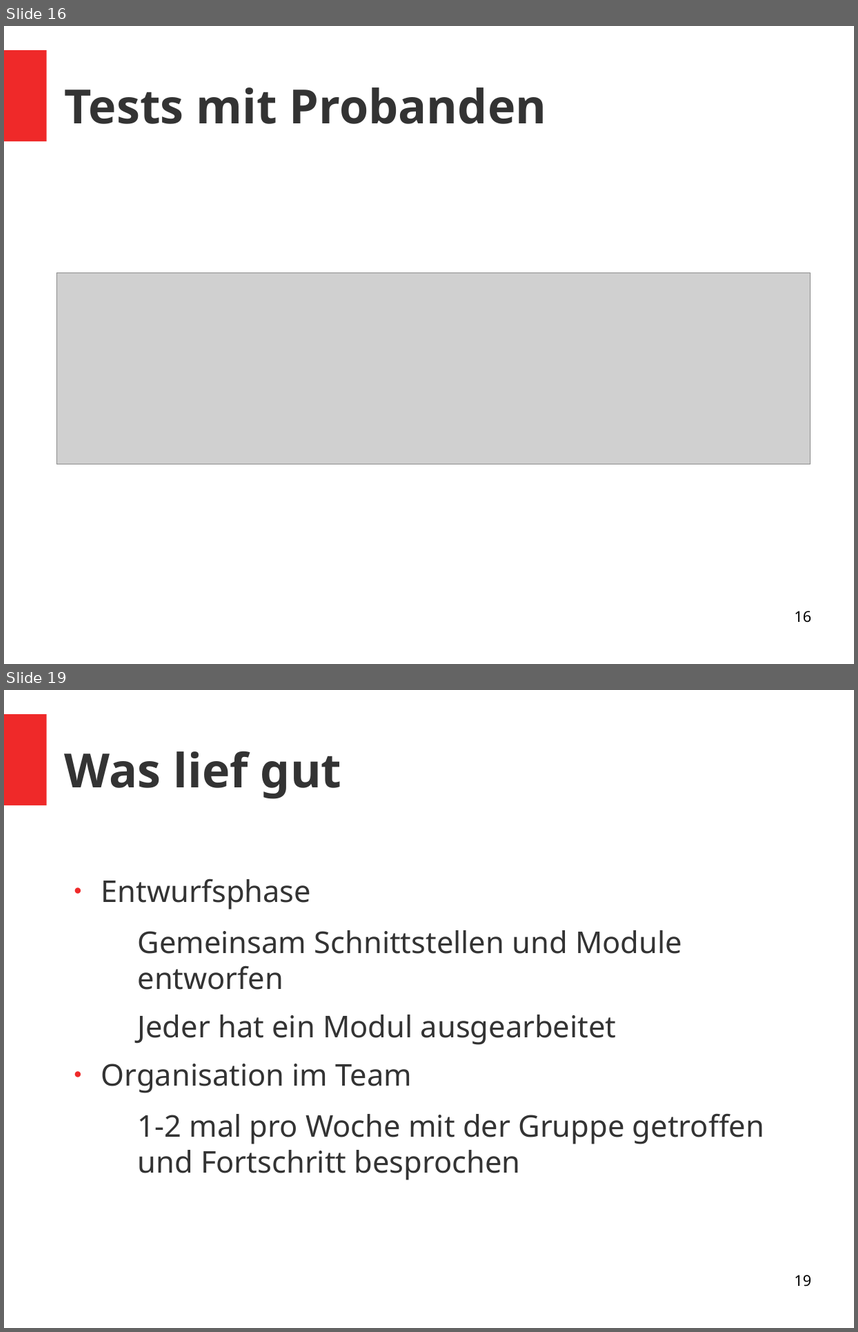
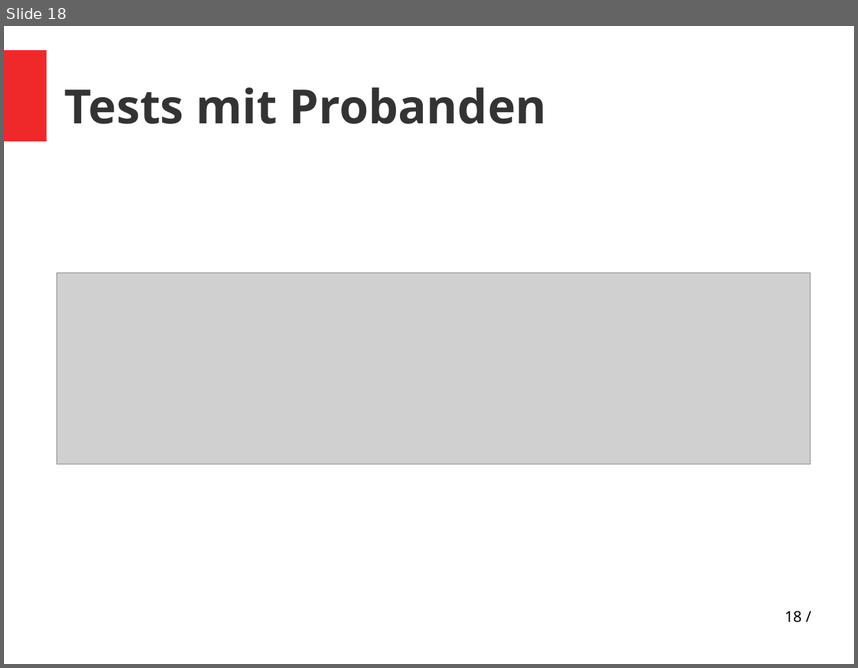
Before and after one commit to vlle1/dokumente-earablesKIT, a slide deck: Abschlusspräsi/Abschlusspräsi.odp. Shown one above the other, each under a label of ours: slides 16 and 19 before the commit, slide 18 after it; the slides between them are not shown. The pictures are 858x1332 and 858x668 pixels, drawn with LibreOffice and Linux fonts; fonts in the diff are those of the drawing; grey boxes stand for pictures. Boxes give left, top, right and bottom in pixels: in the first picture for what was removed or moved away, otherwise in the second. Text is boxed around its words. In the diff, an @@ line names an element or a change of style, - is before the commit and + after.

```diff
--- a/Abschlusspräsi/Abschlusspräsi.odp
+++ b/Abschlusspräsi/Abschlusspräsi.odp
@@ slide 19 removed at <box>4,690,854,1328</box>, background #FFFFFF; not listed: 1 template element that a slide beside it also shows @@
@@ title removed at <box>65,751,342,799</box> @@
-Was lief gut
@@ text removed at <box>101,878,764,1180</box> @@
-● Entwurfsphase
-  − Gemeinsam Schnittstellen und Module entworfen
-  − Jeder hat ein Modul ausgearbeitet
-● Organisation im Team
-  − 1-2 mal pro Woche mit der Gruppe getroffen und Fortschritt besprochen
@@ page number removed at <box>794,1274,811,1286</box> @@
-19
@@ what was slide 16 is now slide 18 @@
@@ page number at <box>785,610,802,622</box>: text changed @@
-16
+18 /
```
Also in this commit, not shown: 16 other slides changed, 5 slides added, 8 other slides removed.
